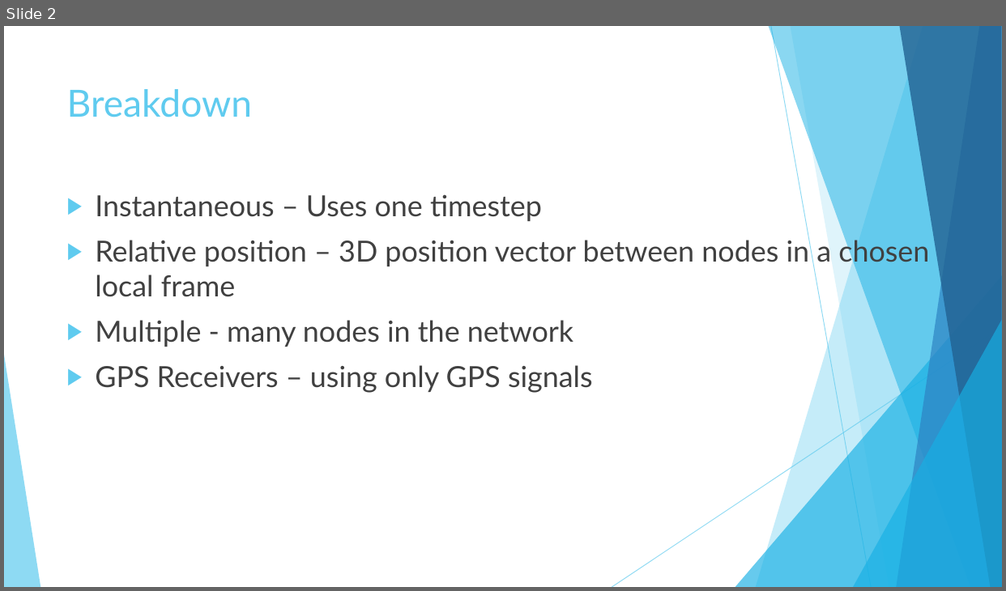
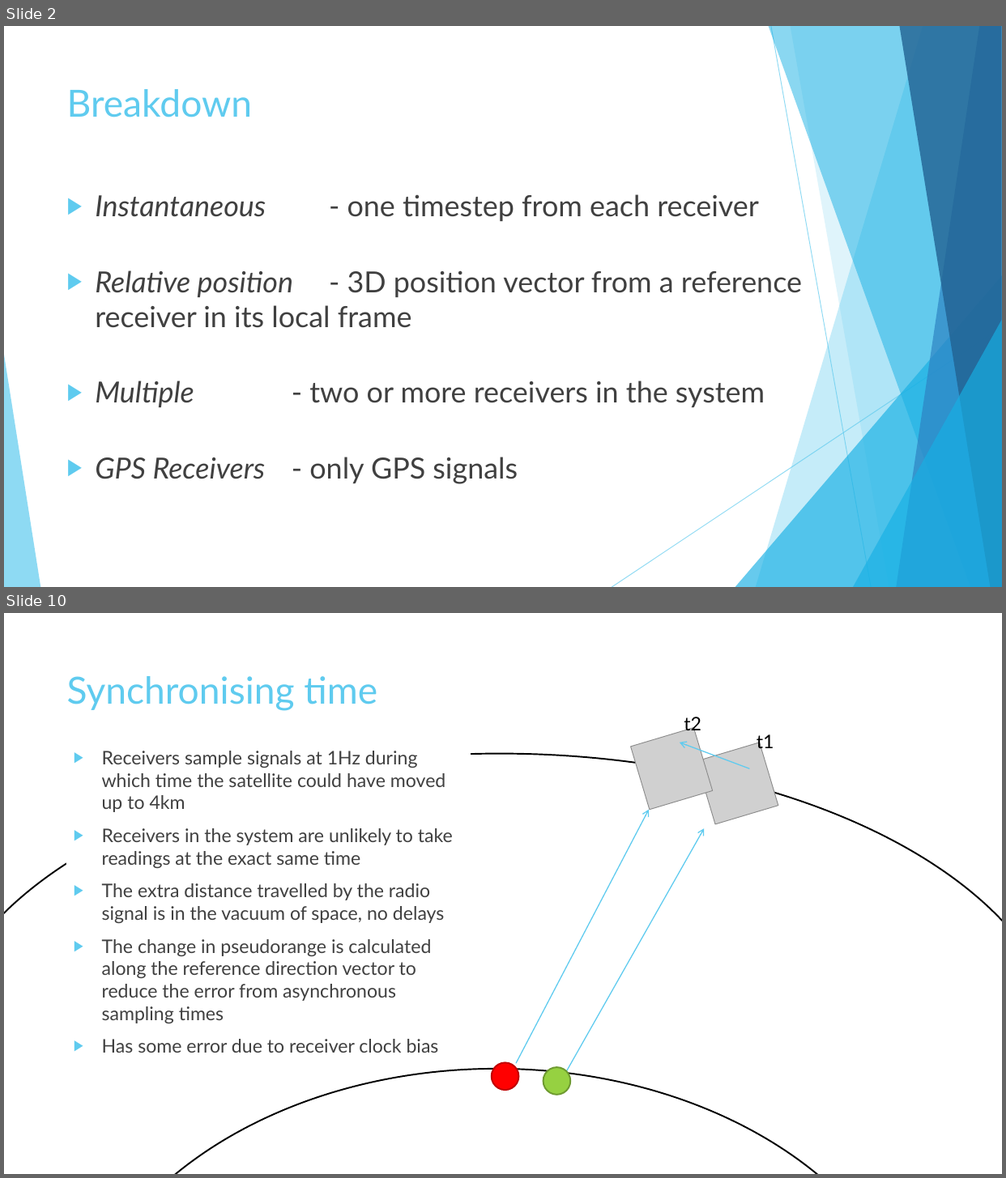
Before and after one commit to Lydia-D/Thesis_GH, a slide deck: Instantaneous Relative Positioning of Multiple GPS Receivers.pptx. Shown one above the other, each under a label of ours: slide 2 before the commit, slides 2 and 10 after it; the slides between them are not shown. The pictures are 1006x591 and 1006x1178 pixels, drawn with LibreOffice and Linux fonts; fonts in the diff are those of the drawing; grey boxes stand for pictures. Boxes give left, top, right and bottom in pixels: in the first picture for what was removed or moved away, otherwise in the second. Text is boxed around its words. In the diff, an @@ line names an element or a change of style, - is before the commit and + after.

```diff
--- a/Instantaneous Relative Positioning of Multiple GPS Receivers.pptx
+++ b/Instantaneous Relative Positioning of Multiple GPS Receivers.pptx
@@ slide 10 added at (x1=4, y1=613, x2=1002, y2=1174), background #FFFFFF @@
@@ title added at (x1=67, y1=676, x2=377, y2=711), 36 pt, text #5FCBEF @@
+Synchronising time
@@ picture added at (x1=631, y1=728, x2=713, y2=810) @@
@@ text added at (x1=684, y1=717, x2=701, y2=735), 18 pt, text #000000 @@
+t2
@@ ellipse added at (x1=4, y1=754, x2=1002, y2=1174), outline #000000 1.5 pt @@
@@ text added at (x1=102, y1=751, x2=453, y2=1053), 18 pt, text #404040 @@
+▶ Receivers sample signals at 1Hz during which time the satellite could have moved up to 4km
+▶ Receivers in the system are unlikely to take readings at the exact same time
+▶ The extra distance travelled by the radio signal is in the vacuum of space, no delays
+▶ The change in pseudorange is calculated along the reference direction vector to reduce the error from asynchronous sampling times
+▶ Has some error due to receiver clock bias
@@ arrow added from (750, 769) to (680, 743), #5FCBEF 1 pt @@
@@ picture added at (x1=697, y1=743, x2=778, y2=824) @@
@@ text added at (x1=756, y1=735, x2=774, y2=752), 18 pt, text #000000 @@
+t1
@@ arrow added from (516, 1063) to (649, 810), #5FCBEF 1 pt @@
@@ arrow added from (566, 1072) to (704, 828), #5FCBEF 1 pt @@
@@ ellipse added at (x1=67, y1=1069, x2=927, y2=1174), outline #000000 1.5 pt @@
@@ ellipse added at (x1=492, y1=1063, x2=518, y2=1090), fill #FF0000, outline #C00000 1.5 pt @@
@@ ellipse added at (x1=543, y1=1067, x2=570, y2=1094), fill #96D141, outline #6F9B30 1.5 pt @@
@@ slide 2 changed as well @@
@@ text at (x1=95, y1=194, x2=802, y2=484): text changed @@
-▶ Instantaneous – Uses one timestep
-▶ Relative position – 3D position vector between nodes in a chosen local frame
-▶ Multiple - many nodes in the network
-▶ GPS Receivers – using only GPS signals
+▶ Instantaneous - one timestep from each receiver
+▶ Relative position - 3D position vector from a reference receiver in its local frame
+▶ Multiple - two or more receivers in the system
+▶ GPS Receivers - only GPS signals
```
Also in this commit, not shown: 1 other slide changed, 13 other slides added, 13 slides removed, 33 other files.
